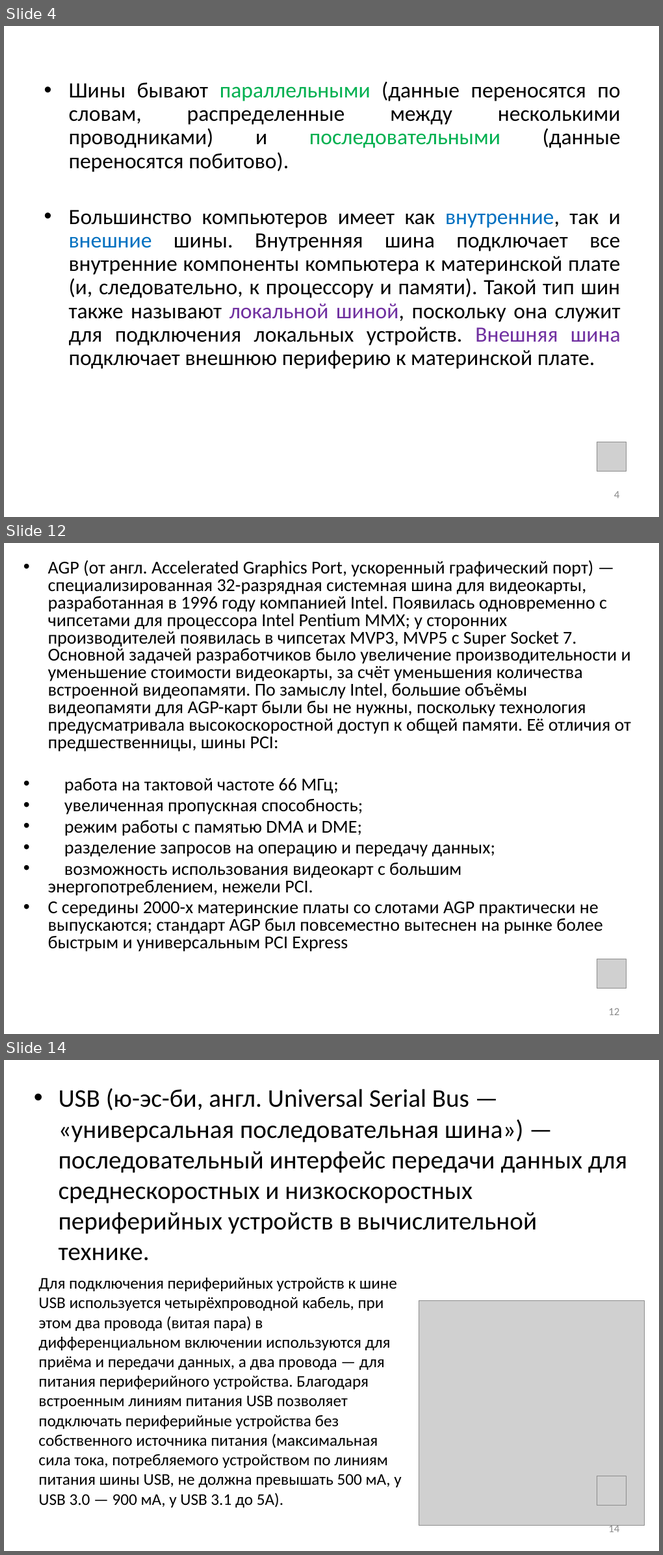
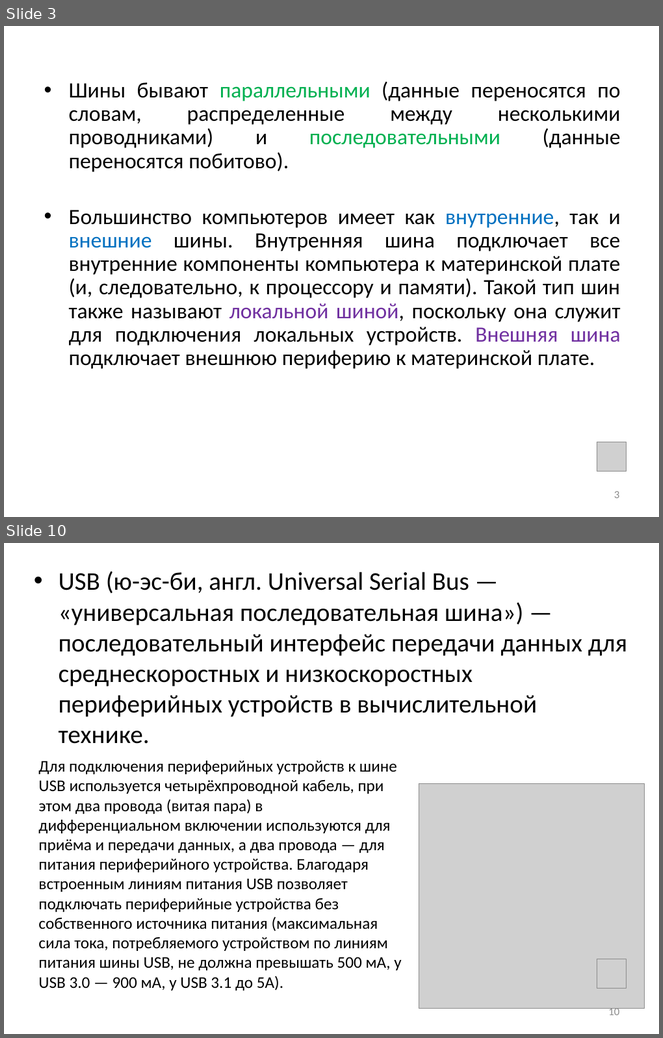
Before and after one commit to saysaysx/manual_materials, a slide deck: inf/audio/inf_5_sysbl_final.pptx. Shown one above the other, each under a label of ours: slides 4, 12 and 14 before the commit, slides 3 and 10 after it; the slides between them are not shown. The pictures are 663x1555 and 663x1038 pixels, drawn with LibreOffice and Linux fonts; fonts in the diff are those of the drawing; grey boxes stand for pictures. Boxes give left, top, right and bottom in pixels: in the first picture for what was removed or moved away, otherwise in the second. Text is boxed around its words. In the diff, an @@ line names an element or a change of style, - is before the commit and + after.

```diff
--- a/inf/audio/inf_5_sysbl_final.pptx
+++ b/inf/audio/inf_5_sysbl_final.pptx
@@ slide 12 removed at [4,543,659,1034], background #FFFFFF @@
@@ text removed at [48,560,631,952] @@
-• AGP (от англ. Accelerated Graphics Port, ускоренный графический порт) — специализированная 32-разрядная системная шина для видеокарты, разработанная в 1996 году компанией Intel. Появилась одновременно с чипсетами для процессора Intel Pentium MMX; у сторонних производителей появилась в чипсетах MVP3, MVP5 c Super Socket 7. Основной задачей разработчиков было увеличение производительности и уменьшение стоимости видеокарты, за счёт уменьшения количества встроенной видеопамяти. По замыслу Intel, большие объёмы видеопамяти для AGP-карт были бы не нужны, поскольку технология предусматривала высокоскоростной доступ к общей памяти. Её отличия от предшественницы, шины PCI:
-• работа на тактовой частоте 66 МГц;
-• увеличенная пропускная способность;
-• режим работы с памятью DMA и DME;
-• разделение запросов на операцию и передачу данных;
-• возможность использования видеокарт с большим энергопотреблением, нежели PCI.
-• С середины 2000-х материнские платы со слотами AGP практически не выпускаются; стандарт AGP был повсеместно вытеснен на рынке более быстрым и универсальным PCI Express
@@ picture removed at [597,959,627,988] @@
@@ page number removed at [608,1008,620,1016] @@
-12
@@ what was slide 4 is now slide 3 @@
@@ page number at [614,491,620,499]: text changed @@
-4
+3
@@ what was slide 14 is now slide 10 @@
@@ page number at [608,1007,620,1016]: text changed @@
-14
+10
```
Also in this commit, not shown: 6 slides changed, 22 slides added, 12 other slides removed.
